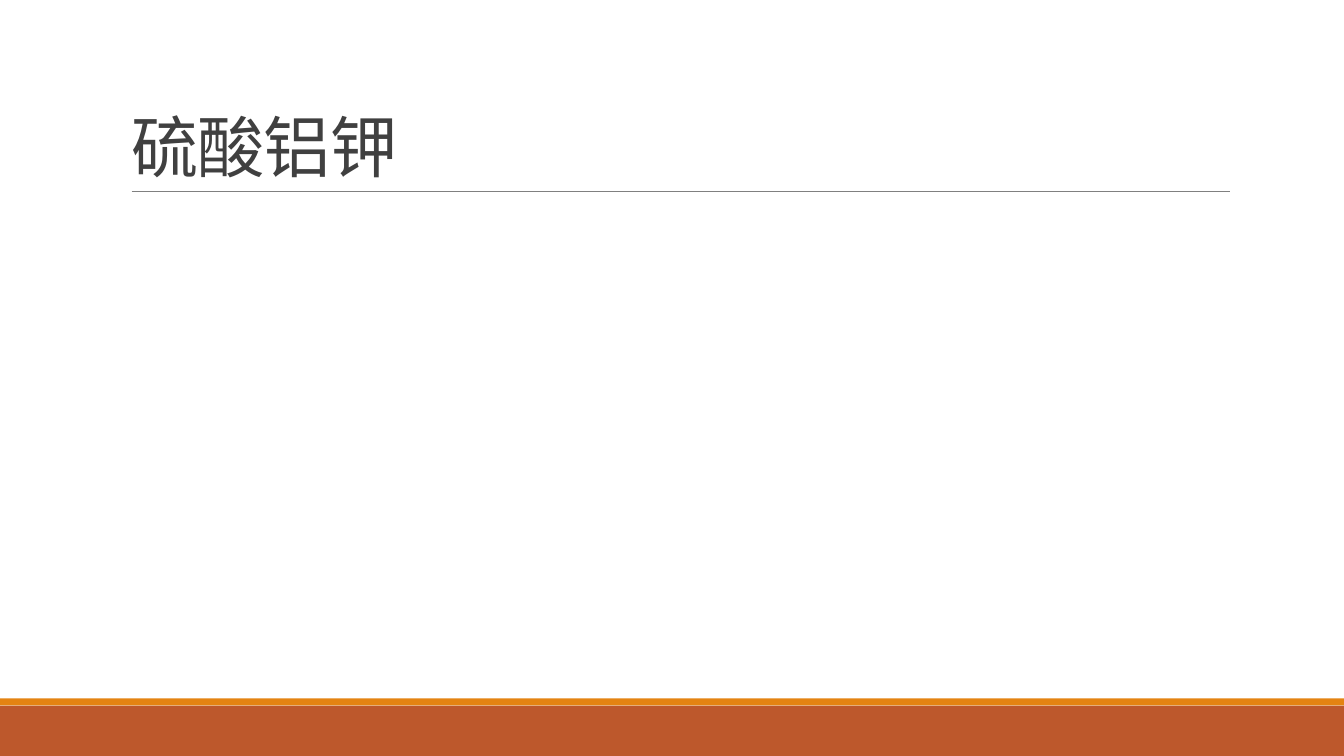
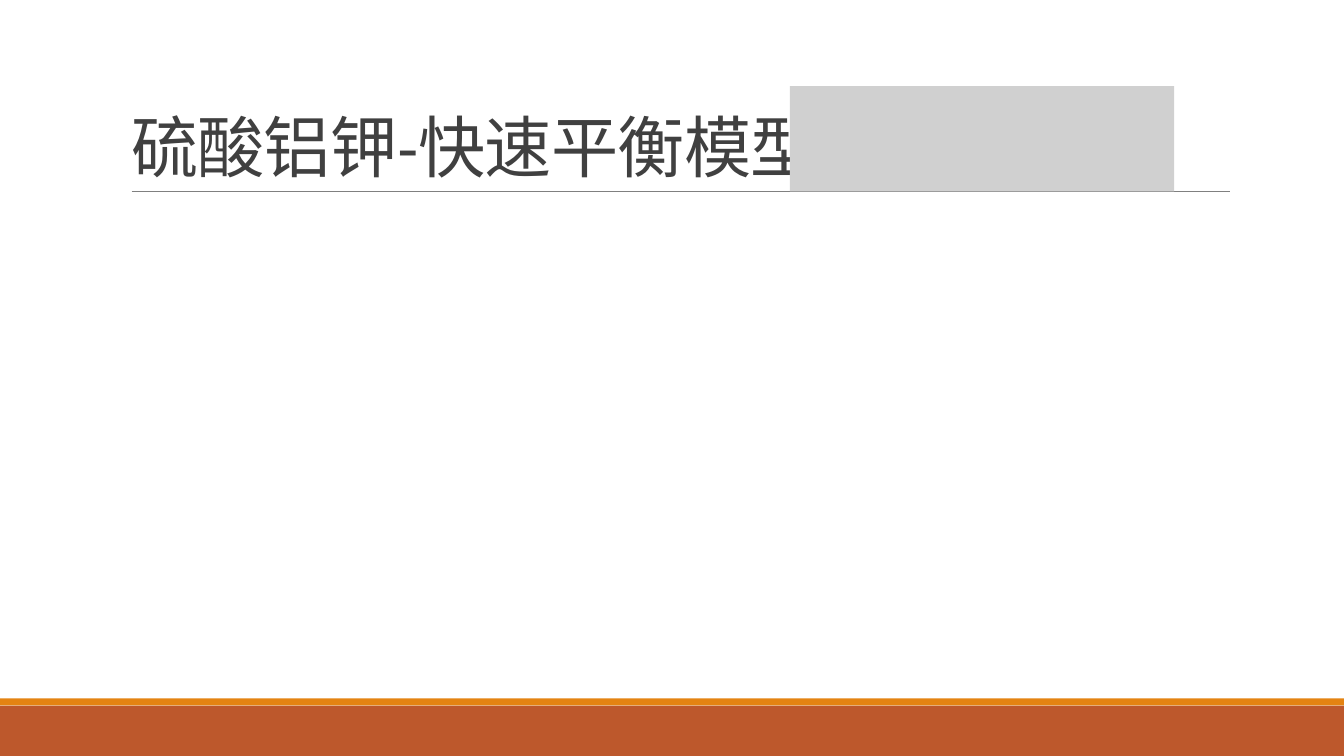
Before and after one commit to yuanjingsong/MCM_Homework, a slide deck: slide 25 of PreG21.pptx. Drawn at 1344x756 pixels with LibreOffice and Linux fonts; fonts in the diff are those of the drawing; grey boxes stand for pictures. Boxes give left, top, right and bottom in pixels: in the first picture for what was removed or moved away, otherwise in the second. Text is boxed around its words. In the diff, an @@ line names an element or a change of style, - is before the commit and + after.

```diff
--- a/PreG21.pptx
+++ b/PreG21.pptx
@@ picture added at (790,87,1175,192) @@
@@ title at (131,104,818,189): text changed @@
-硫酸铝钾
+硫酸铝钾-快速平衡模型
```
Also in this commit, not shown: 1 other slide changed, 1 other file.
